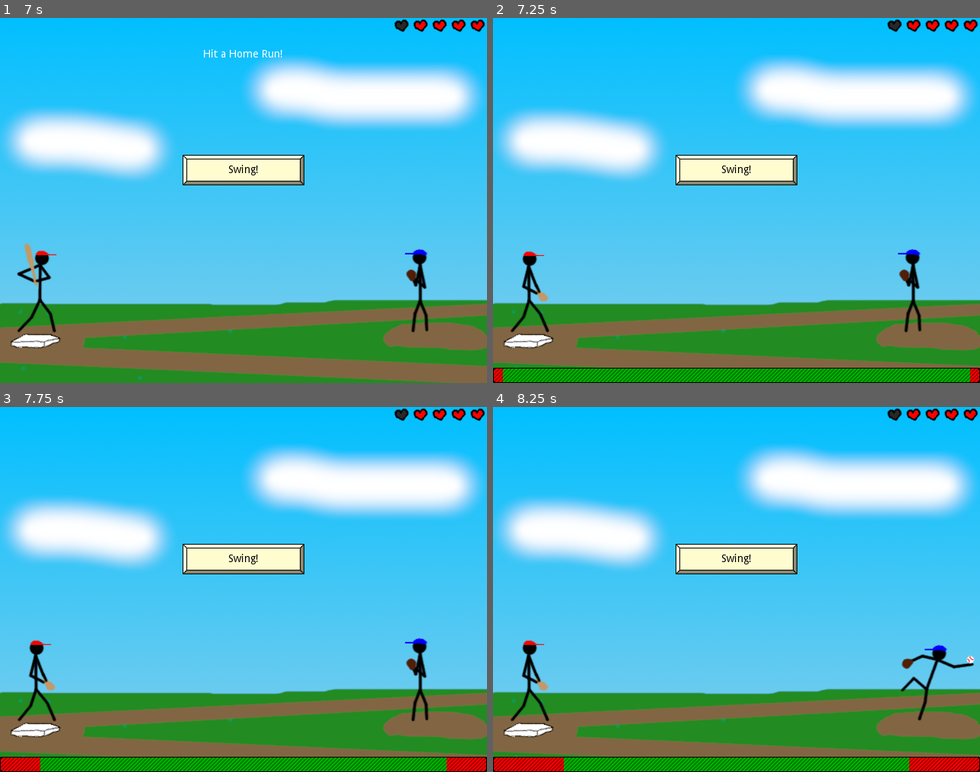
Above: before the commit, frames 1-4 (two rows, left to right).
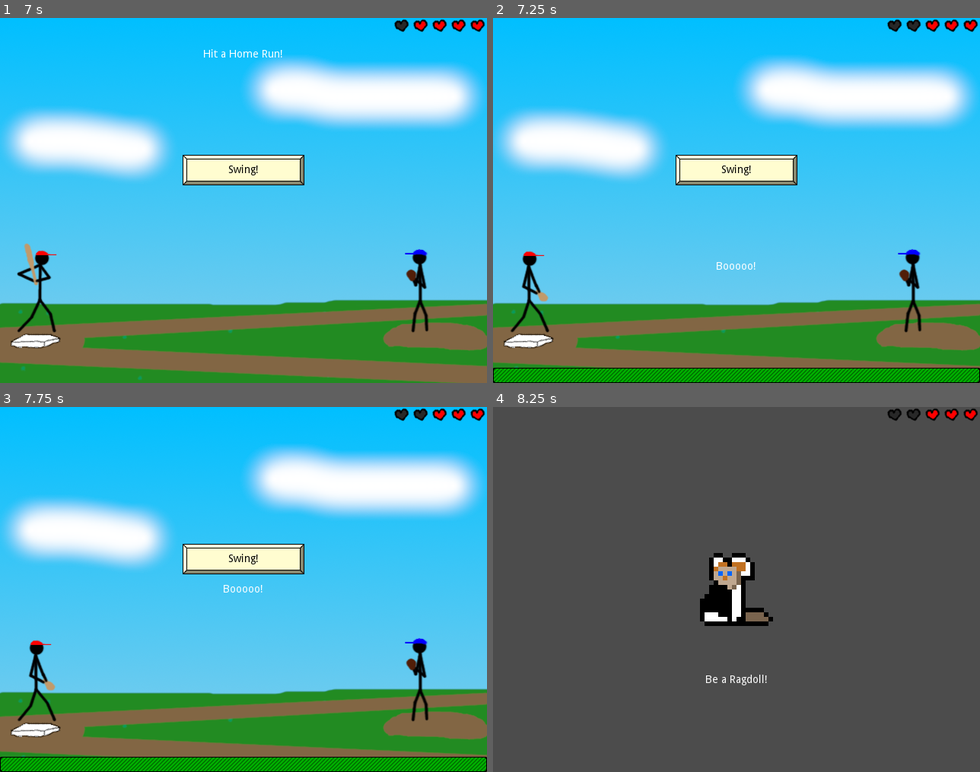
Above: after the commit, the same moments.

Repository: swashdev/minigame-madness
Game: Godot game, scene res://master/scenes/main.tscn
Two runs of this game, one before a commit and one after it. Both use one fixed random seed, a clock stepped at 60 frames per second and the inputs below.
Inputs:
- Up to frame 1 (7 s): hold Right (ui_right) 0.53-1.28 s; hold Space (ui_select) 0.53-1.28 s; hold Down (ui_down) 1.28-2.03 s; tap Space (ui_select) at 1.35, 1.52, 1.82, 2.85, 3.02, 3.32, 4.35, 4.52, 4.82, 5.85, 6.02, 6.32 s; hold Right (ui_right) 2.03-2.78 s; hold Space (ui_select) 2.03-2.78 s; hold Up (ui_up) 2.78-3.53 s; hold Space (ui_select) 3.53-4.28 s; hold Left (ui_left) 3.53-5.03 s; hold Down (ui_down) 5.03-5.78 s; hold Space (ui_select) 5.03-5.78 s; tap Enter at 5.75 s; hold Right (ui_right) 5.78-6.53 s; tap A at 6.5 s; hold Up (ui_up) from 6.53 s (still down); hold Space (ui_select) from 6.53 s (still down)
- Up to frame 2 (7.25 s): keep holding Up (ui_up); keep holding Space (ui_select)
- Up to frame 3 (7.75 s): release Up (ui_up) at 7.28 s; release Space (ui_select) at 7.28 s; hold Right (ui_right) from 7.28 s (still down); tap Space (ui_select) at 7.35, 7.52 s
- Up to frame 4 (8.25 s): tap Space (ui_select) at 7.82 s; release Right (ui_right) at 8.03 s; hold Down (ui_down) from 8.03 s (still down); hold Space (ui_select) from 8.03 s (still down)

Frame 1 is identical in both runs. In frame 2, 0.3% of the frame differs, in the area x 0-100%, y 0-100%; in frame 3, 0.7%; in frame 4, 100%.

Commit message:
fix collision detection.
Screw this crap with collision objects, just use coordinates to
determine whether the player hits or not.

Diff:
--- a/mini/baseball/scenes/baseball_minigame.tscn
+++ b/mini/baseball/scenes/baseball_minigame.tscn
@@ -22,9 +22,6 @@
 "name": "swing",
 "speed": 20.0
 } ]
-
-[sub_resource type="RectangleShape2D" id=2]
-extents = Vector2( 29.1722, 61.9951 )
 
 [node name="BaseballMinigame" instance=ExtResource( 1 )]
 script = ExtResource( 9 )
@@ -71,10 +68,9 @@
 visible = false
 position = Vector2( 459.465, 367.038 )
 
-[node name="SwingRange" type="Area2D" parent="." index="5"]
-position = Vector2( 50.6945, 355.251 )
+[node name="SwingMin" type="Position2D" parent="." index="5"]
+position = Vector2( 79.4323, 358.077 )
 
-[node name="HitZone" type="CollisionShape2D" parent="SwingRange" index="0"]
-position = Vector2( -0.814514, 0 )
-shape = SubResource( 2 )
+[node name="SwingMax" type="Position2D" parent="." index="6"]
+position = Vector2( 20.6743, 357.572 )
 [connection signal="threw_ball" from="Pitcher" to="." method="_on_Pitcher_threw_ball"]
--- a/mini/baseball/scenes/projectiles/baseball.tscn
+++ b/mini/baseball/scenes/projectiles/baseball.tscn
@@ -7,8 +7,6 @@
 radius = 6.07728
 
 [node name="Baseball" instance=ExtResource( 1 )]
-contacts_reported = 2
-contact_monitor = true
 _direction = -180.0
 spin_degrees = -360.0
 
--- a/mini/baseball/scripts/baseball_minigame.gd
+++ b/mini/baseball/scripts/baseball_minigame.gd
@@ -13,6 +13,19 @@
 				_swung = true
 				$Batter.animation = "swing"
 				$Batter.play()
+				# The animation is so fast that I'm not even going to wait
+				# for it to finish; we'll assume win state relies on player's
+				# reflexes, not the animation speed.
+				# Check what collision detection bodies the ball is hitting
+				# right now.
+				var ball_x = $Baseball.position.x
+				if ball_x > $SwingMax.position.x \
+				and ball_x < $SwingMin.position.x:
+					emit_signal( "won" )
+					$Baseball.set_direction( -45.0 )
+				else:
+					$Pitcher/Timer.stop()
+					emit_signal( "lost" )
 
 
 # Unlock the controls & start the pitcher's timer.
Not shown: 1 places in mini/baseball/scenes/baseball_minigame.tscn that only renumber resources
